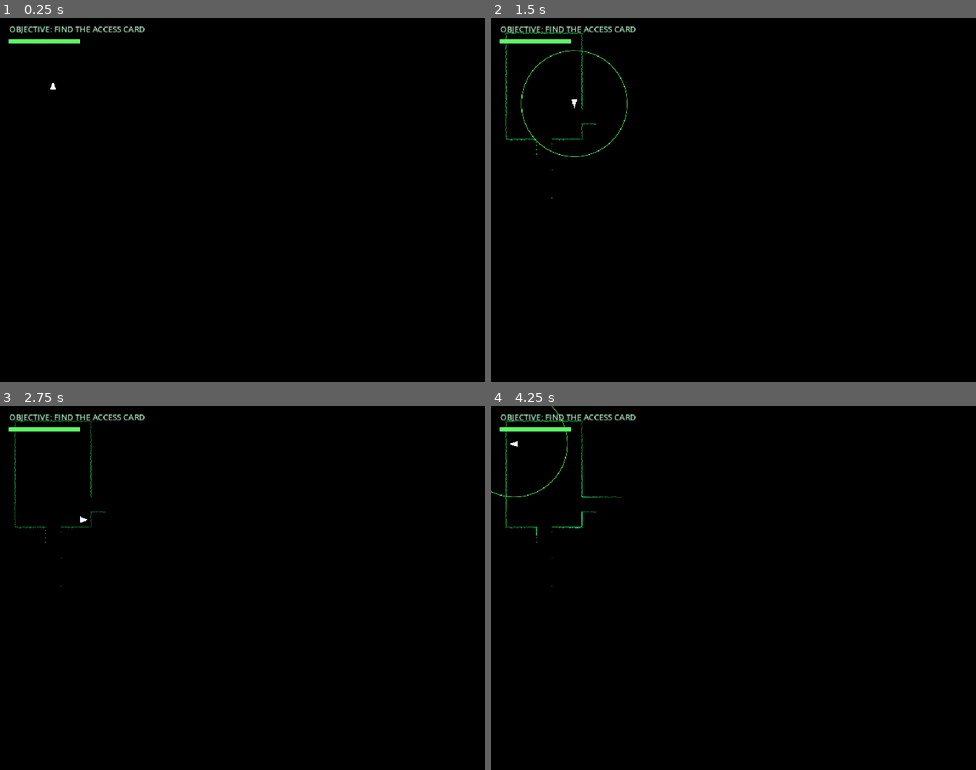
Above: before the commit, frames 1-4 (two rows, left to right).
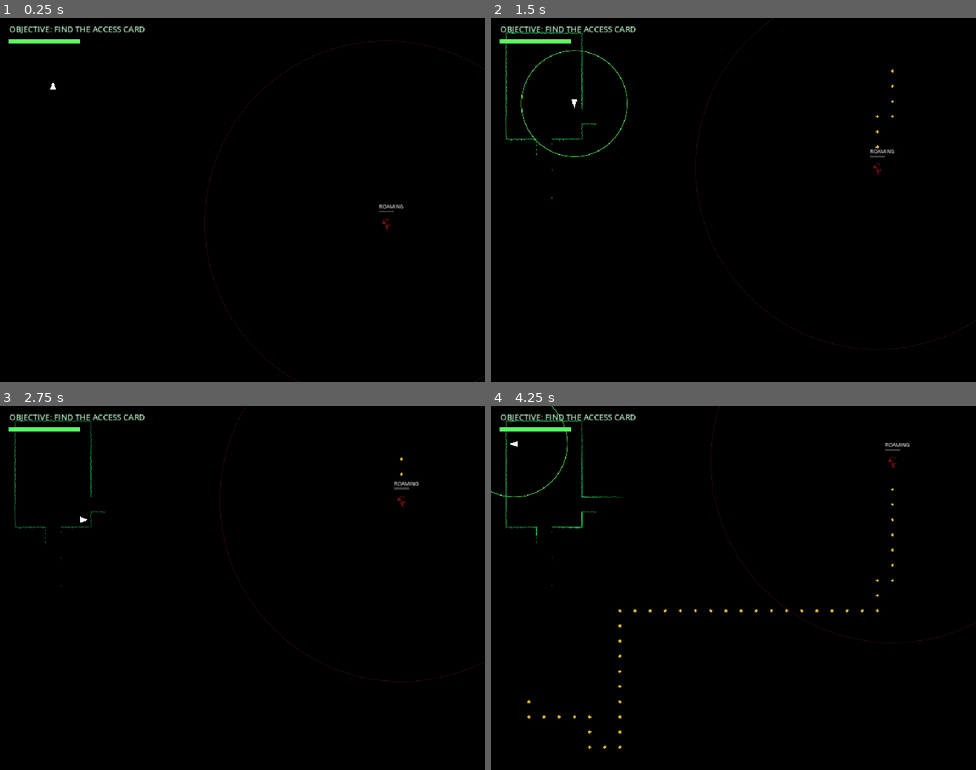
Above: after the commit, the same moments.

Repository: UnderstoodUseYourUsernameHere/Sonar
Game: Godot game, scene res://scenes/main.tscn
Same seed, same stepped clock (60 frames per second), same inputs: the game is played once before the commit and once after it.
Inputs (mouse positions are in pixels of both pictures, inside the frame that each line leads up to):
- Up to frame 1 (0.25 s): no input
- Up to frame 2 (1.5 s): tap Enter at 0.5 s; move the mouse to (840, 181) at 0.52 s; hold Right (move_right) 0.53-1.28 s; tap Space (ping) at 0.6 s; click (840, 181) at 0.67 s; move the mouse to (636, 218) at 1.27 s; hold S (move_down) from 1.28 s (still down); tap Alt at 1.35 s
- Up to frame 3 (2.75 s): move the mouse to (291, 507) at 2.02 s; release S (move_down) at 2.03 s; hold Right (move_right) from 2.03 s (still down); tap Shift at 2.1 s
- Up to frame 4 (4.25 s): move the mouse to (709, 660) at 2.77 s; release Right (move_right) at 2.78 s; hold W (move_up) 2.78-3.53 s; tap Space (ping) at 2.85 s; click (709, 660) at 2.92 s; move the mouse to (879, 642) at 3.52 s; hold Left (move_left) from 3.53 s (still down); tap Alt at 3.6 s

The runs differ from the first frame. In frame 1, 0.2% of the frame differs, in the area x 42-100%, y 6-100%; in frame 2, 0.3%; in frame 3, 0.2%; in frame 4, 0.4%, in the area x 7-100%, y 0-95%.

Commit message:
feature: monster now more likely to patrol near objectives

Diff:
--- a/scripts/main.gd
+++ b/scripts/main.gd
@@ -66,7 +66,7 @@
 const MONSTER_HUNT_LOSE_SECONDS: float = 2.5
 const MONSTER_HUNT_PROXIMITY_TILES: float = 2.0
 const MONSTER_ATTACK_TRIGGER_DISTANCE: float = TILE_SIZE * 0.9
-const MONSTER_ATTACK_WINDUP: float = 0.3
+const MONSTER_ATTACK_WINDUP: float = 0.30
 
 const WALL_DIM_SEEN_ALPHA: float = 0.35 ## A wall thats been seen before never dims below this(its going to be an alpha, sigma oh my god!!!!)
 const WALL_FLASH_DURATION: float = 1.2
@@ -83,6 +83,9 @@
 const MONSTER_ROAM_MIN_DISTANCE: int = 8
 const MONSTER_ROAM_ATTEMPTS: int = 40
 
+const MONSTER_GUARD_CHANCE: float = 0.40
+const MONSTER_GUARD_RADIUS: int = 5
+
 const MONSTER_ROAM_MOVE_TIME: float = 0.26
 const MONSTER_INVESTIGATE_MOVE_TIME: float = 0.18
 const MONSTER_SEARCH_MOVE_TIME: float = 0.20
@@ -107,7 +110,7 @@
 const EXIT_DIM_ALPHA: float = 0.30
 const EXIT_FLASH_DURATION: float = 1.0
 
-const DEBUG_SHOW_MONSTER: bool = false
+const DEBUG_SHOW_MONSTER: bool = true
 
 const MAP_ROWS: Array[String] = [
 	"################################",
@@ -484,6 +487,17 @@
 	if walkable_cells.is_empty():
 		return monster_cell
 
+	if monster_rng.randf() < MONSTER_GUARD_CHANCE:
+		var objective_cell: Vector2i = card_cell
+
+		if has_access_card:
+			objective_cell = exit_cell
+
+		return _pick_cell_near(
+			objective_cell,
+			MONSTER_GUARD_RADIUS
+		)
+
 	for _attempt in range(MONSTER_ROAM_ATTEMPTS):
 		var random_index: int = monster_rng.randi_range(0, walkable_cells.size() - 1)
 		var candidate: Vector2i = walkable_cells[random_index]
@@ -654,22 +668,22 @@
 		monster_awareness = AWARENESS_AFTER_LOST_HUNT
 		_begin_monster_search(monster_hunt_target)
 
-func _pick_monster_search_target() -> Vector2i:
+func _pick_cell_near(center: Vector2i, radius: int) -> Vector2i:
 	var candidates: Array[Vector2i] = []
 
 	for cell in walkable_cells:
 		var distance: int = (
-			absi(cell.x - monster_search_center.x) + absi(cell.y - monster_search_center.y)
+			absi(cell.x - center.x) + absi(cell.y - center.y)
 		)
 
 		if (
 			distance > 0
-			and distance <= MONSTER_SEARCH_RADIUS
+			and distance <= radius
 			and cell != monster_cell
 		):
 			candidates.append(cell)
 	if candidates.is_empty():
-		return monster_search_center
+		return center
 
 	var random_index: int = monster_rng.randi_range(0, candidates.size() - 1)
 
@@ -717,7 +731,10 @@
 	if monster_search_wait_remaining > 0.0:
 		return
 
-	var target_cell: Vector2i = _pick_monster_search_target()
+	var target_cell: Vector2i = _pick_cell_near(
+		monster_search_center,
+		MONSTER_SEARCH_RADIUS
+	)
 
 	if target_cell != monster_cell:
 		_set_monster_path(target_cell)
